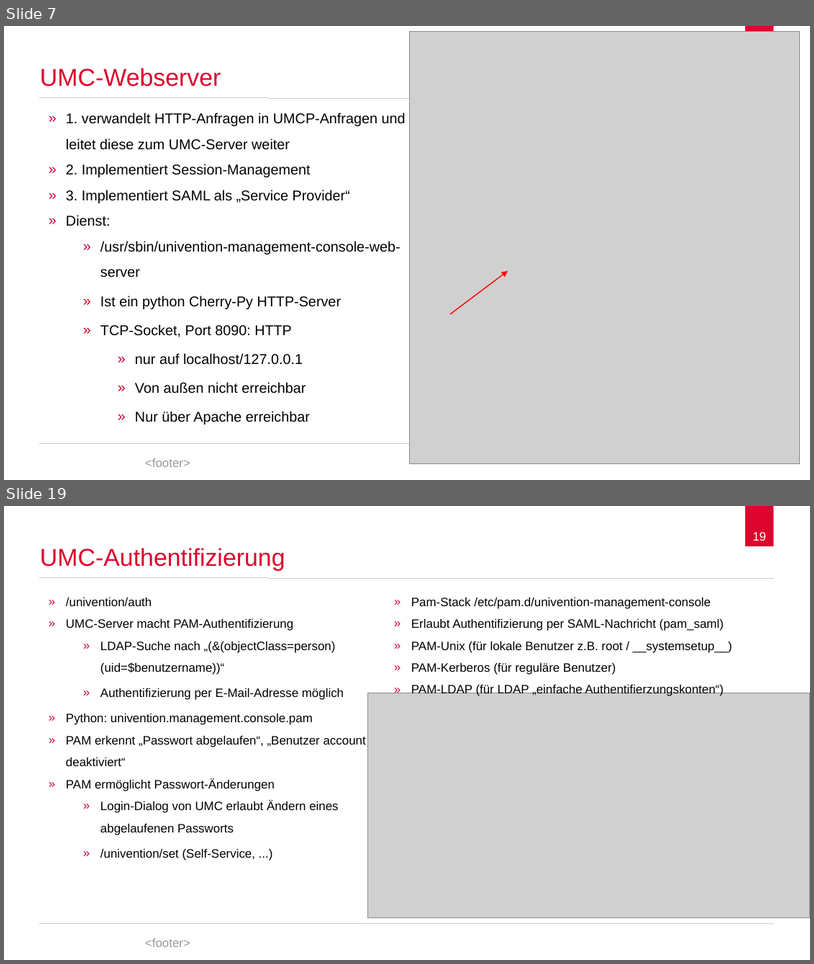
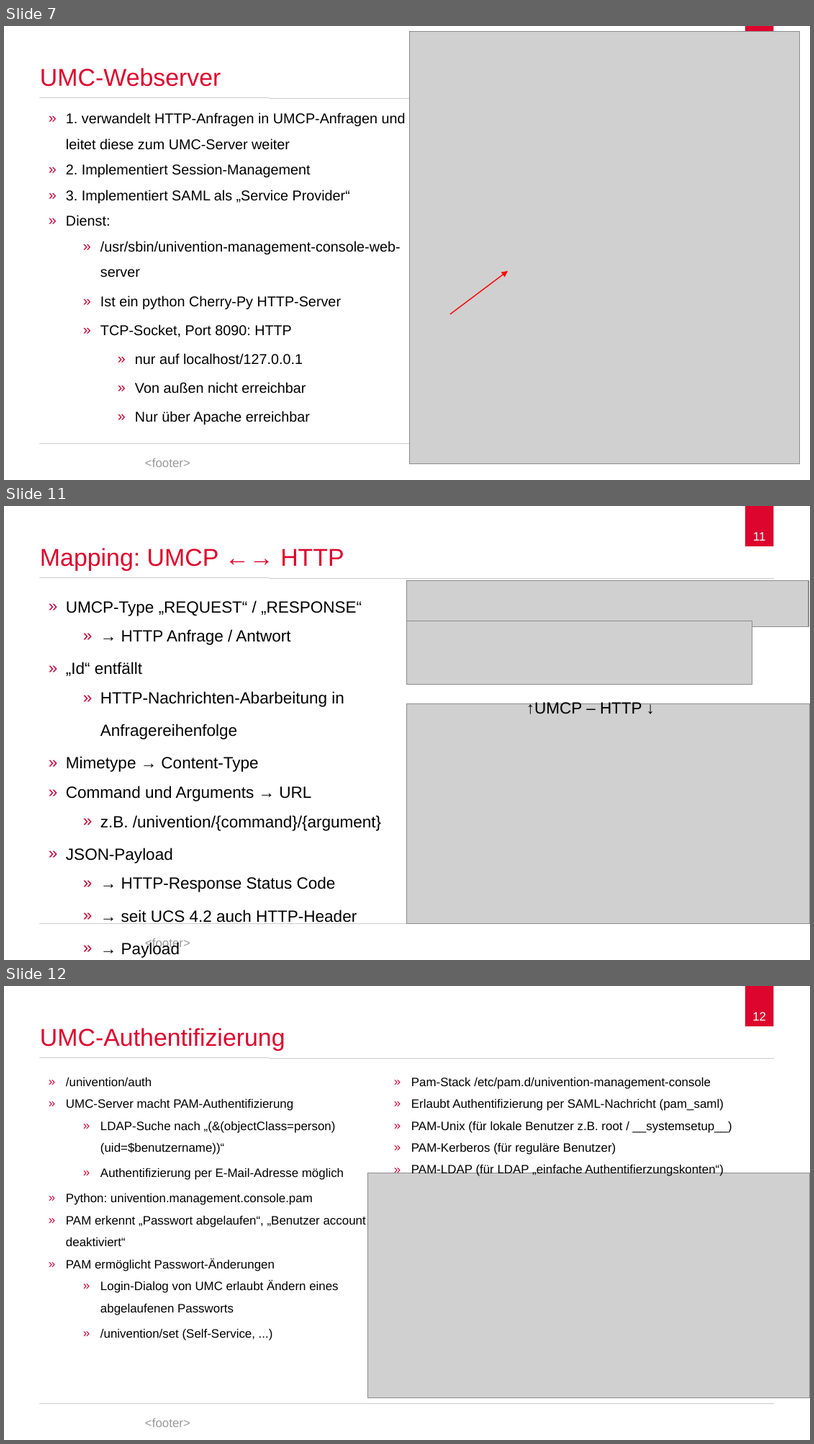
Before and after one commit to spaceone/presentations, a slide deck: univention-management-console/univention-management-console.odp. Shown one above the other, each under a label of ours: slides 7 and 19 before the commit, slides 7, 11 and 12 after it; the slides between them are not shown. The pictures are 814x964 and 814x1444 pixels, drawn with LibreOffice and Linux fonts; fonts in the diff are those of the drawing; grey boxes stand for pictures; background and template pictures are left out. Boxes give left, top, right and bottom in pixels: in the first picture for what was removed or moved away, otherwise in the second. Text is boxed around its words. In the diff, an @@ line names an element or a change of style, - is before the commit and + after.

```diff
--- a/univention-management-console/univention-management-console.odp
+++ b/univention-management-console/univention-management-console.odp
@@ slide 11 added at box(4, 506, 810, 960), background #FFFFFF; not listed: 5 template elements that a slide beside it also shows @@
@@ title added at box(40, 548, 344, 571), 24 pt, text #DD042D @@
+Mapping: UMCP ←→ HTTP
@@ picture added at box(407, 581, 809, 627) @@
@@ text added at box(66, 601, 381, 924), 16 pt, text #000000 @@
+» UMCP-Type „REQUEST“ / „RESPONSE“
+    » → HTTP Anfrage / Antwort
+» „Id“ entfällt
+    » HTTP-Nachrichten-Abarbeitung in
+    Anfragereihenfolge
+» Mimetype → Content-Type
+» Command und Arguments → URL
+    » z.B. /univention/{command}/{argument}
+» JSON-Payload
+    » → HTTP-Response Status Code
+    » → seit UCS 4.2 auch HTTP-Header
+    » → Payload
+» Length → Content-Length
@@ picture added at box(407, 621, 753, 685) @@
@@ picture added at box(406, 703, 810, 924) @@
@@ text added at box(527, 700, 643, 714), 16 pt, text #000000 @@
+↑UMCP – HTTP ↓
@@ what was slide 19 is now slide 12 @@
@@ page number at box(753, 1012, 766, 1021): text changed @@
-19
+12
```
Also in this commit, not shown: 10 slides changed, 1 other slide added, 2 slides removed.
